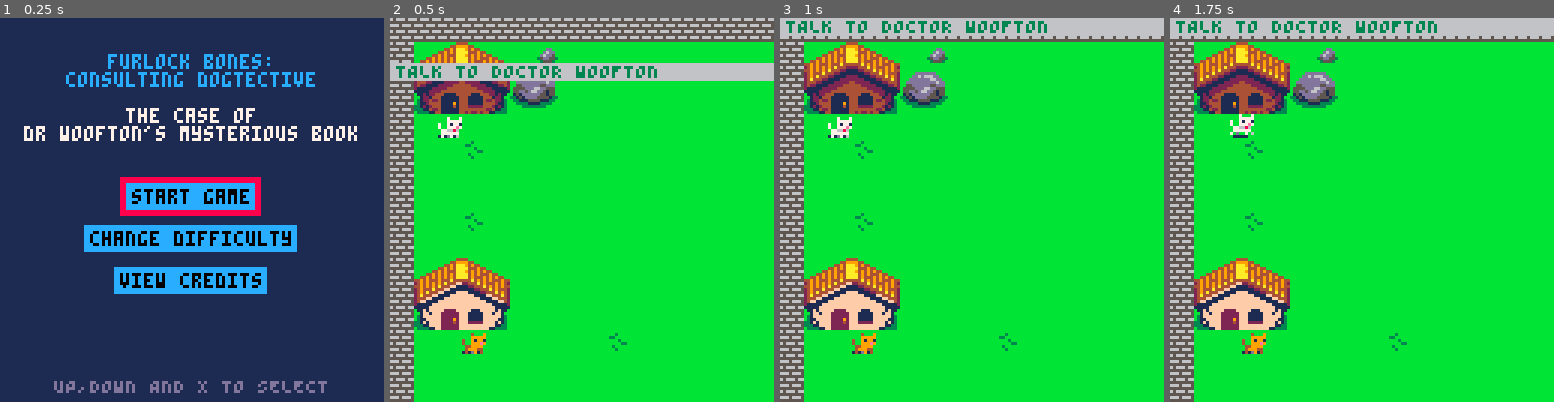
Above: before the commit, frames 1-4 (left to right).
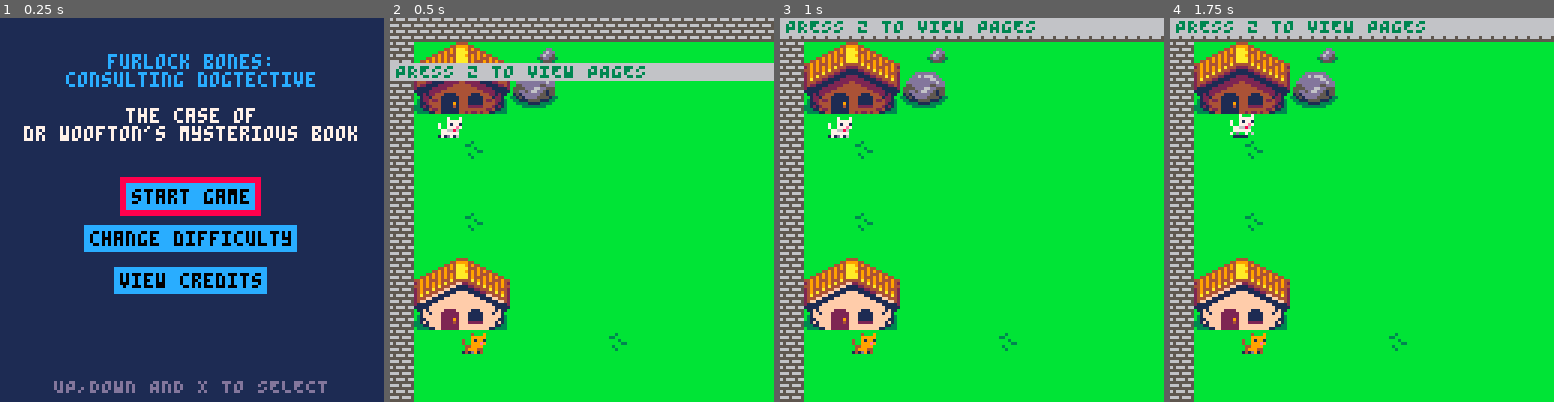
Above: after the commit, the same moments.

Repository: Mackeriah/FurlockBones-game
Game: PICO-8 cartridge furlock bones.p8
Same seed, same stepped clock (60 frames per second), same inputs: the game is played once before the commit and once after it.
Inputs:
- Up to frame 1 (0.25 s): no input
- Up to frame 2 (0.5 s): tap X (X key) at 0.33 s
- Up to frame 3 (1 s): tap O (Z key) at 0.7 s
- Up to frame 4 (1.75 s): tap X (X key) at 1.07 s; hold Right from 1.6 s (still down); tap O (Z key) at 1.7 s

Frame 1 is identical in both runs. In frame 2, 0.7% of the frame differs, in the area x 1-70%, y 12-16%; in frame 3, 0.7%; in frame 4, 0.7%.

Commit message:
extra woofton dialogue

Diff:
--- a/furlock bones.p8
+++ b/furlock bones.p8
@@ -43,6 +43,7 @@
 	--wordgame.pagesCollected = true
 	--objective.current = "TAKE THE PAGES TO WOOFTON"	-- TESTING ONLY
 	--owlBookState = "going upstairs"
+	objective.current = "PRESS Z TO VIEW PAGES"
 	leaves = {} -- used to store leaves, obvs
 	pages = {}
 	leafCount = 0
@@ -218,8 +219,7 @@
 		-- DR WOOFTON
 		if conversation.character == "woofton" then
 
-			if objective.current != "TAKE THE PAGES TO WOOFTON" then
-
+			if objective.current == "TALK TO DOCTOR WOOFTON" then
 				if conversation_state == "level1" then
 					new_conversation({"ruff! morning furlock!"})
 					if (btnp(❎)) then conversation_state = "woofton2" end
@@ -241,7 +241,7 @@
 						objective.current = "TALK TO WISE OLD OWL"
 					end
 				end
-			else
+			elseif objective.current == "TAKE THE PAGES TO WOOFTON" then
 				if conversation_state == "level1" then
 					new_conversation({"yip yip! hello furlock!"})
 					if (btnp(❎)) then conversation_state = "pages2" end
@@ -262,6 +262,15 @@
 					new_conversation({"oh and by the way", "i have another favour to ask","when you have time."})
 					if (btnp(❎)) then conversation_state = "none" end
 
+				end
+			elseif objective.current == "PRESS Z TO VIEW PAGES" then
+				if conversation_state == "level1" then
+					new_conversation({"ooh you have the pages","but what happened?!", "they're torn to shreds."})
+					if (btnp(❎)) then conversation_state = "notReady1" end
+
+				elseif conversation_state == "notReady1" then
+					new_conversation({"hey maybe you could","fix them for me?","try pressing z"})
+					if (btnp(❎)) then conversation_state = "none" end
 				end
 			end
 		end
